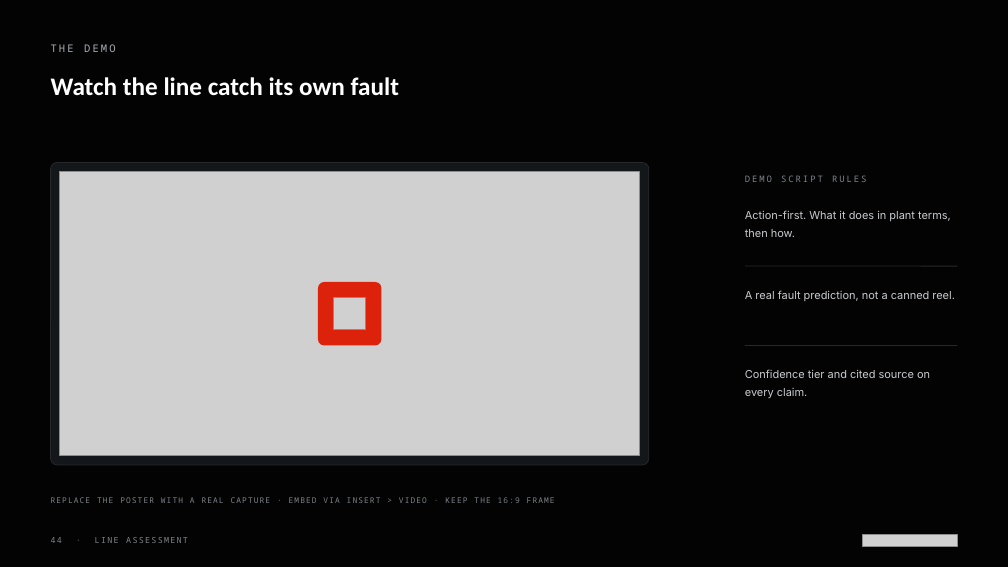
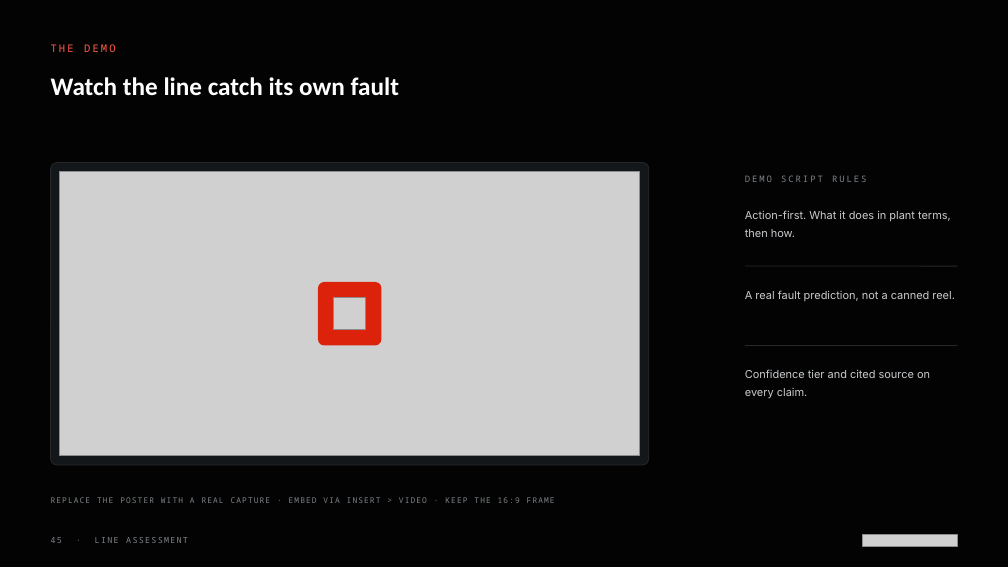
Before and after one commit to Harpak-ULMA-Packaging-LLC/harpak-ulma-deck-skill, a slide deck: slide 45 of assets/template/Harpak-ULMA-Deck-Template.pptx (slide 44 before the commit). Drawn at 1008x567 pixels with LibreOffice and Linux fonts; fonts in the diff are those of the drawing; grey boxes stand for pictures. Boxes give left, top, right and bottom in pixels: in the first picture for what was removed or moved away, otherwise in the second. Text is boxed around its words. In the diff, an @@ line names an element or a change of style, - is before the commit and + after.

```diff
--- a/assets/template/Harpak-ULMA-Deck-Template.pptx
+++ b/assets/template/Harpak-ULMA-Deck-Template.pptx
@@ text "THE DEMO" at <box>51,44,115,52</box>: text colour #A7ABB0 to #FF5A46 @@
```
Also in this commit, not shown: 42 other slides changed, 2 slides added, 1 slide removed, 47 other files.
